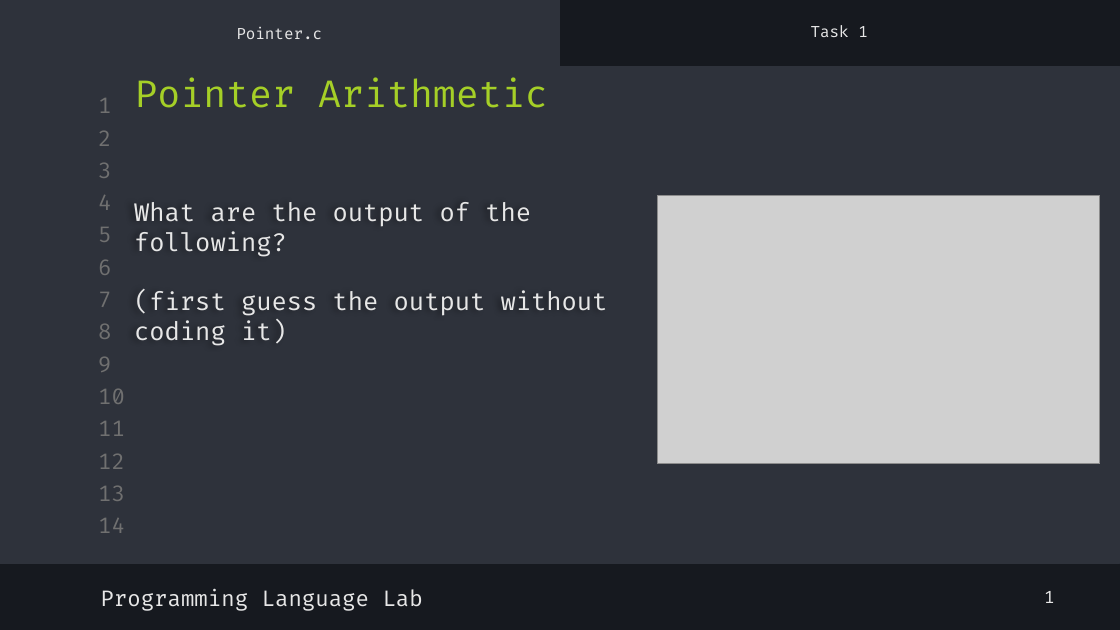
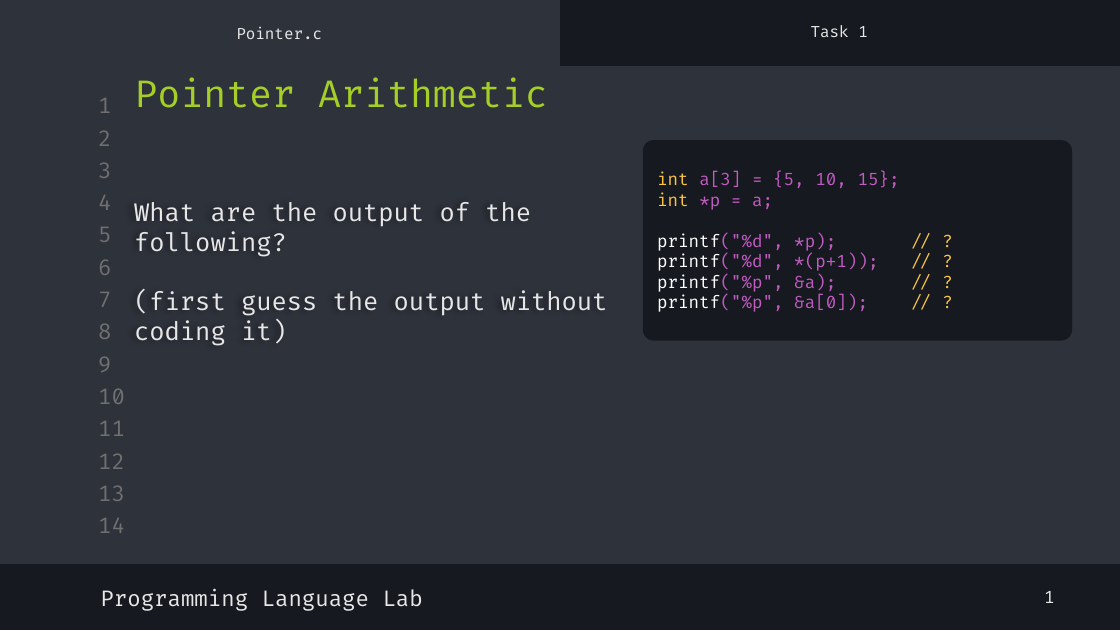
Before and after one commit to shayan-naghizadeh/C-Lab-AUT, a slide deck: slide 6 of slides/8.Pointer_1/Pointer_1.pptx. Drawn at 1120x630 pixels with LibreOffice and Linux fonts; fonts in the diff are those of the drawing; grey boxes stand for pictures. Boxes give left, top, right and bottom in pixels: in the first picture for what was removed or moved away, otherwise in the second. Text is boxed around its words. In the diff, an @@ line names an element or a change of style, - is before the commit and + after.

```diff
--- a/slides/8.Pointer_1/Pointer_1.pptx
+++ b/slides/8.Pointer_1/Pointer_1.pptx
@@ rounded rectangle added at <box>643,140,1072,340</box>, fill #16191F, 11 pt, text #C15BC1 @@
+int a[3] = {5, 10, 15};
+int *p = a;
+printf("%d", *p); // ?
+printf("%d", *(p+1)); // ?
+printf("%p", &a); // ?
+printf("%p", &a[0]); // ?
@@ picture removed at <box>657,196,1100,465</box> @@
```
Also in this commit, not shown: 3 other slides changed.
